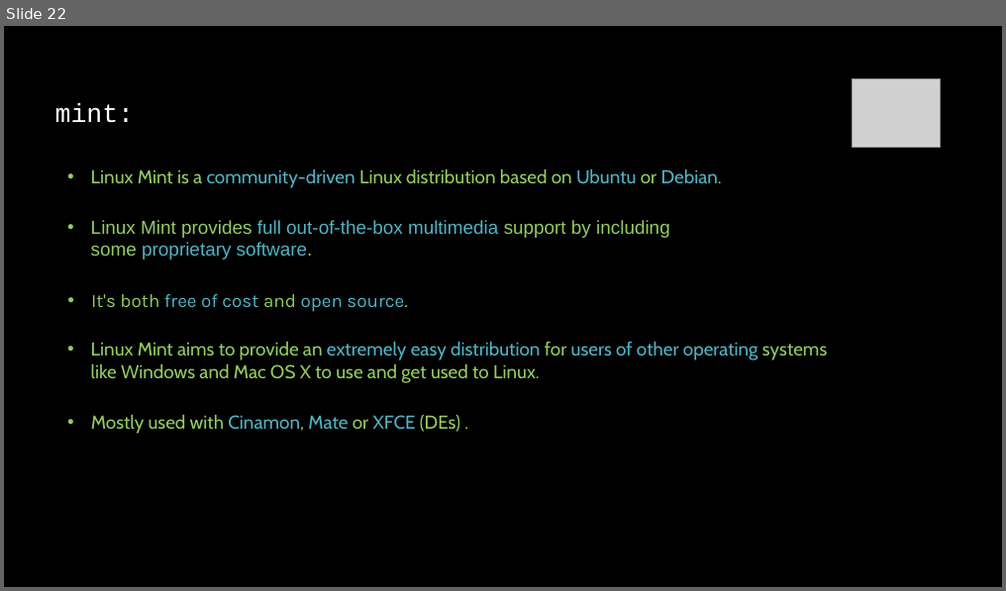
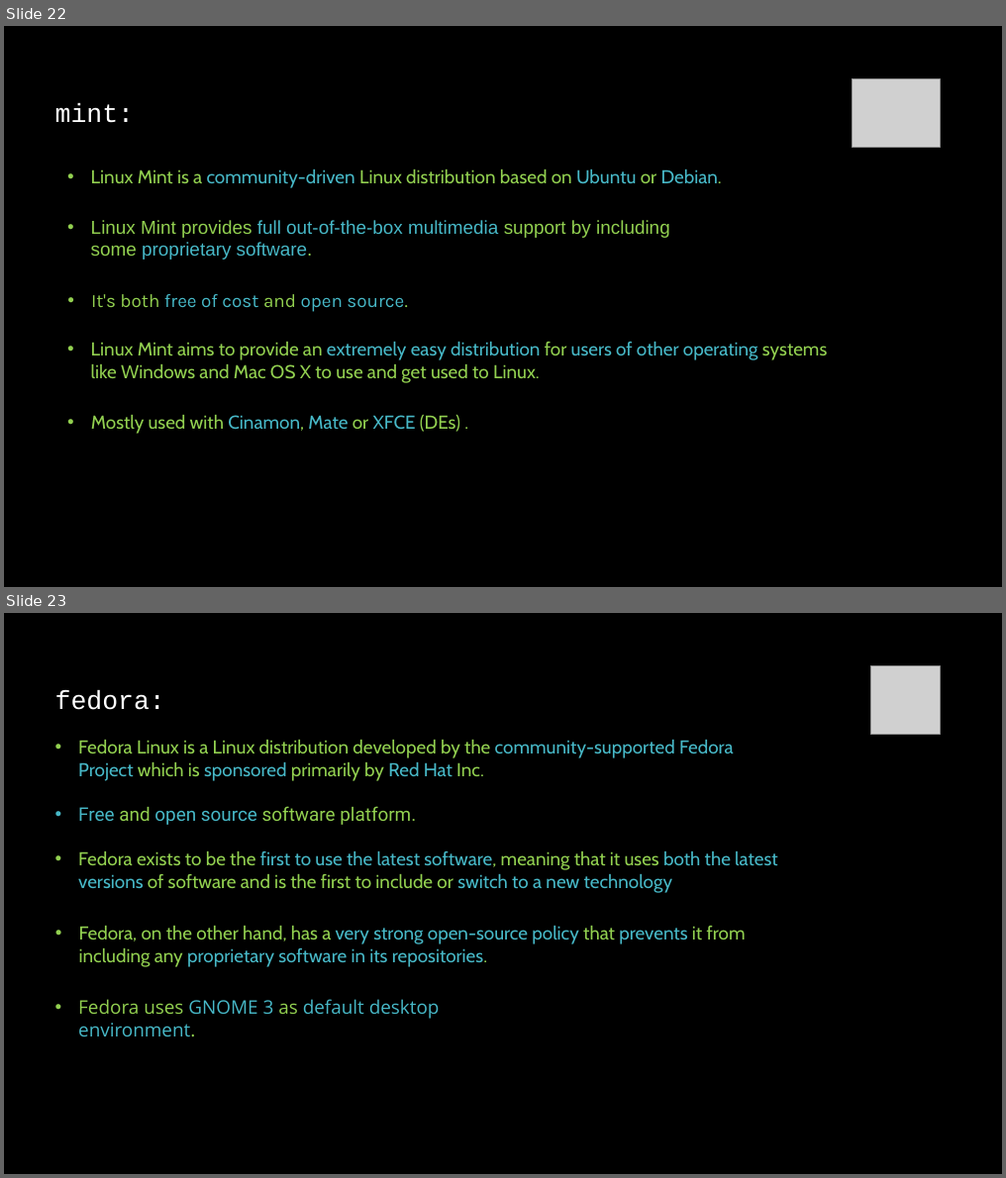
Before and after one commit to linuxfestival/introduction-to-linux-resources, a slide deck: PowerPoint/amirkabir_linux_festival.pptx. Shown one above the other, each under a label of ours: slide 22 before the commit, slides 22 and 23 after it. The pictures are 1006x591 and 1006x1178 pixels, drawn with LibreOffice and Linux fonts; fonts in the diff are those of the drawing; grey boxes stand for pictures. Boxes give left, top, right and bottom in pixels: in the first picture for what was removed or moved away, otherwise in the second. Text is boxed around its words. In the diff, an @@ line names an element or a change of style, - is before the commit and + after.

Commit message:
Ubuntu and fedora added

```diff
--- a/PowerPoint/amirkabir_linux_festival.pptx
+++ b/PowerPoint/amirkabir_linux_festival.pptx
@@ slide 23 added at [4,613,1002,1174], background #000000 @@
@@ picture added at [871,665,940,735] @@
@@ title added at [55,691,165,710], 25.2 pt, text #FFFFFF @@
+fedora:
@@ text added at [78,740,734,781], 18 pt, text #92D050 @@
+• Fedora Linux is a Linux distribution developed by the community-supported Fedora Project which is sponsored primarily by Red Hat Inc.
@@ text added at [78,806,416,825], 18 pt, text #92D050 @@
+• Free and open source software platform.
@@ text added at [78,852,778,893], 18 pt, text #92D050 @@
+• Fedora exists to be the first to use the latest software, meaning that it uses both the latest versions of software and is the first to include or switch to a new technology
@@ text added at [79,926,746,967], 18 pt, text #47B8C7 @@
+• Fedora, on the other hand, has a very strong open-source policy that prevents it from including any proprietary software in its repositories.
@@ text added at [78,999,440,1037], 18 pt, text #47B8C7 @@
+• Fedora uses GNOME 3 as default desktop environment.
```
Also in this commit, not shown: 1 other slide added, 1 slide removed.
